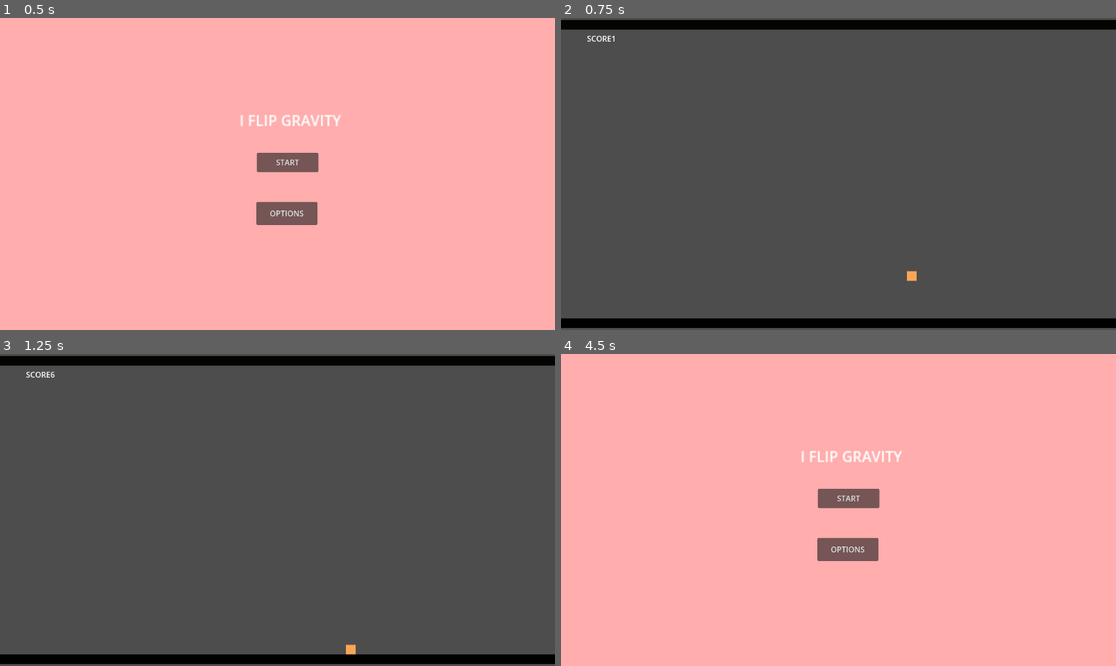
Above: before the commit, frames 1-4 (two rows, left to right).
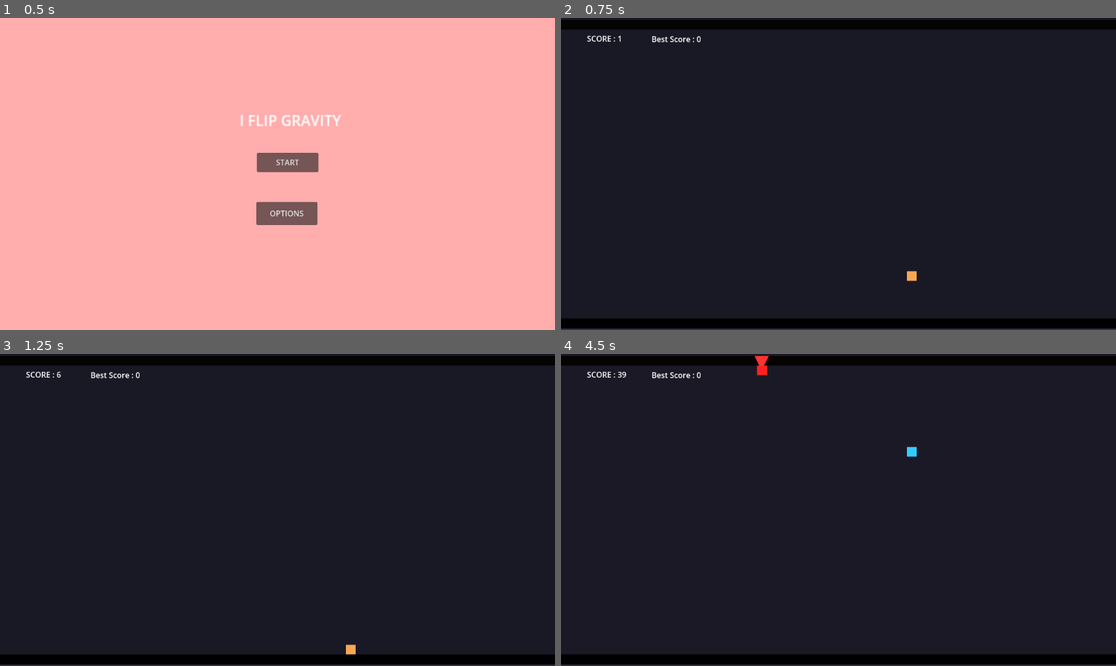
Above: after the commit, the same moments.

Repository: ansh33430w/I-flip-Gravity
Game: Godot game, scene res://scenes/mainmenu.tscn
Two runs of this game, one before a commit and one after it. Both use one fixed random seed, a clock stepped at 60 frames per second and the inputs below.
Inputs (mouse positions are in pixels of both pictures, inside the frame that each line leads up to):
- Up to frame 1 (0.5 s): no input
- Up to frame 2 (0.75 s): click "START" at 0.5 s
- Up to frame 3 (1.25 s): no input
- Up to frame 4 (4.5 s): tap Enter (enter) at 1.25, 1.35, 3.6, 4.25 s; move the mouse to (960, 494) at 1.27 s; hold Right 1.28-2.03 s; click (960, 494) at 1.42 s; move the mouse to (727, 525) at 2.02 s; hold Down 2.03-2.78 s; tap Alt at 2.1, 4.35 s; move the mouse to (894, 441) at 2.77 s; hold Right 2.78-3.53 s; tap Shift at 2.85 s; move the mouse to (810, 572) at 3.52 s; hold Up 3.53-4.28 s; click (810, 572) at 3.67 s; move the mouse to (1005, 556) at 4.27 s; hold Left from 4.28 s (still down)

Frame 1 is identical in both runs. In frame 2, 93% of the frame differs, in the area x 0-100%, y 0-100%; in frame 3, 93%; in frame 4, 100%.

Commit message:
added highscore label and background coor

Diff:
--- a/scenes/main.tscn
+++ b/scenes/main.tscn
@@ -12,6 +12,12 @@
 
 [node name="MAIN" type="Node2D" unique_id=1597174910]
 script = ExtResource("1_0wfyh")
+
+[node name="ColorRect3" type="ColorRect" parent="." unique_id=103930989]
+offset_left = 35.0
+offset_top = -4.0
+offset_right = 1187.0
+offset_bottom = 643.0
 
 [node name="Camera2D2" type="Camera2D" parent="." unique_id=932368763]
 position = Vector2(611, 42)
@@ -80,6 +86,12 @@
 horizontal_alignment = 1
 vertical_alignment = 1
 
+[node name="Label3" type="Label" parent="CanvasLayer" unique_id=1177246021]
+offset_left = 188.0
+offset_top = 32.0
+offset_right = 296.0
+offset_bottom = 63.0
+
 [node name="AudioStreamPlayer" type="AudioStreamPlayer" parent="." unique_id=699329091]
 stream = ExtResource("3_sugp2")
 autoplay = true
--- a/scripts/main.gd
+++ b/scripts/main.gd
@@ -19,6 +19,7 @@
 
 	$CanvasLayer/Label.visible = true
 	$CanvasLayer/Label2.visible =false
+	$CanvasLayer/Label3.text = "Best Score : " + str(Global.highscore)
 
 func _process(delta: float) -> void:
 	if gameend == true:
@@ -28,8 +29,10 @@
 		return
 
 	score += delta * 10
-	$CanvasLayer/Label.text = "SCORE" +str(int(score))
+	$CanvasLayer/Label.text = "SCORE : " +str(int(score))
 	gamespeed = 400 + int(score) /4
+	var spd_ratio = clamp((gamespeed-400)/400.0,0,1)
+	$ColorRect3.color = Color(0.1,0.1,0.15).lerp(Color(0.3,0.05,0.05),spd_ratio)
 
 	spaentimer  += delta
 	if spaentimer >= spawnwait:
